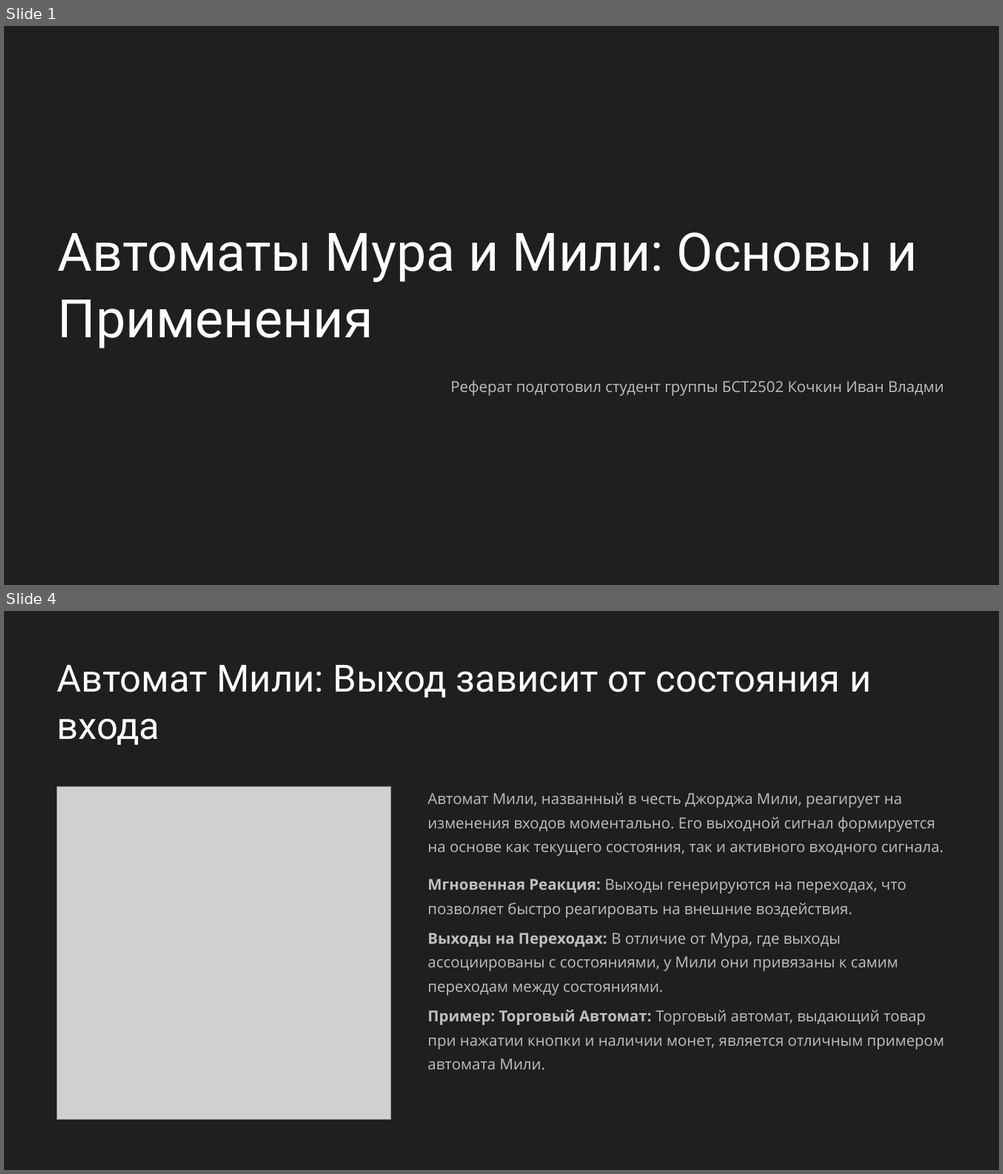
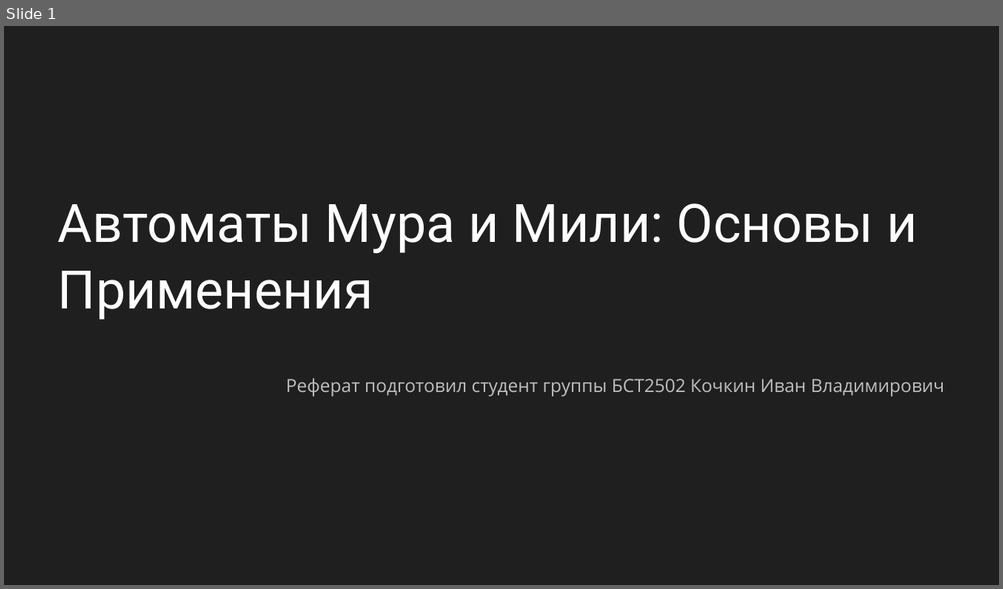
Before and after one commit to Astolfo-femboy-UwU/urban-octo-barnacle, a slide deck: Вычислительная техника/Автоматы Мура и Мили.pptx. Shown one above the other, each under a label of ours: slides 1 and 4 before the commit, slide 1 after it; the slides between them are not shown. The pictures are 1003x1174 and 1003x589 pixels, drawn with LibreOffice and Linux fonts; fonts in the diff are those of the drawing; grey boxes stand for pictures; background and template pictures are left out. Boxes give left, top, right and bottom in pixels: in the first picture for what was removed or moved away, otherwise in the second. Text is boxed around its words. In the diff, an @@ line names an element or a change of style, - is before the commit and + after.

```diff
--- a/Вычислительная техника/Автоматы Мура и Мили.pptx
+++ b/Вычислительная техника/Автоматы Мура и Мили.pptx
@@ slide 4 removed at bbox=[4, 611, 999, 1170], background #FFFFFF; not listed: 1 template element that a slide beside it also shows @@
@@ text removed at bbox=[57, 665, 871, 745] @@
-Автомат Мили: Выход зависит от состояния и входа
@@ picture removed at bbox=[57, 787, 390, 1120] @@
@@ text removed at bbox=[427, 792, 943, 856] @@
-Автомат Мили, названный в честь Джорджа Мили, реагирует на изменения входов моментально. Его выходной сигнал формируется на основе как текущего состояния, так и активного входного сигнала.
@@ text removed at bbox=[427, 879, 906, 918] @@
-• Мгновенная Реакция: Выходы генерируются на переходах, что позволяет быстро реагировать на внешние воздействия.
@@ text removed at bbox=[427, 933, 898, 996] @@
-• Выходы на Переходах: В отличие от Мура, где выходы ассоциированы с состояниями, у Мили они привязаны к самим переходам между состояниями.
@@ text removed at bbox=[427, 1010, 944, 1070] @@
-• Пример: Торговый Автомат: Торговый автомат, выдающий товар при нажатии кнопки и наличии монет, является отличным примером автомата Мили.
@@ slide 1 changed as well @@
@@ text "Автоматы Мура и Мили: Основы ...": place and size @@
-text "Автоматы Мура и Мили: Основы ..." at bbox=[58, 232, 916, 349]
+text "Автоматы Мура и Мили: Основы ..." at bbox=[58, 204, 916, 320]
@@ text at bbox=[286, 378, 945, 397]: text changed; size 17.5 to 21 pt @@
-Реферат подготовил студент группы БСТ2502 Кочкин Иван Владми
+Реферат подготовил студент группы БСТ2502 Кочкин Иван Владимирович
```
Also in this commit, not shown: 7 other slides changed, 1 slide added, 1 other file.
